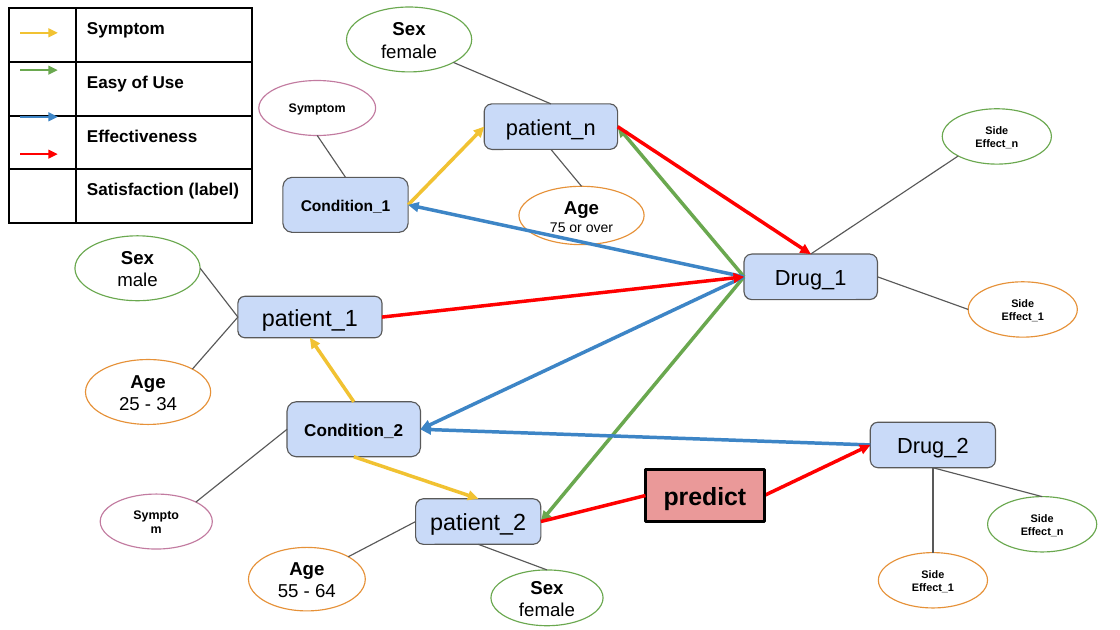
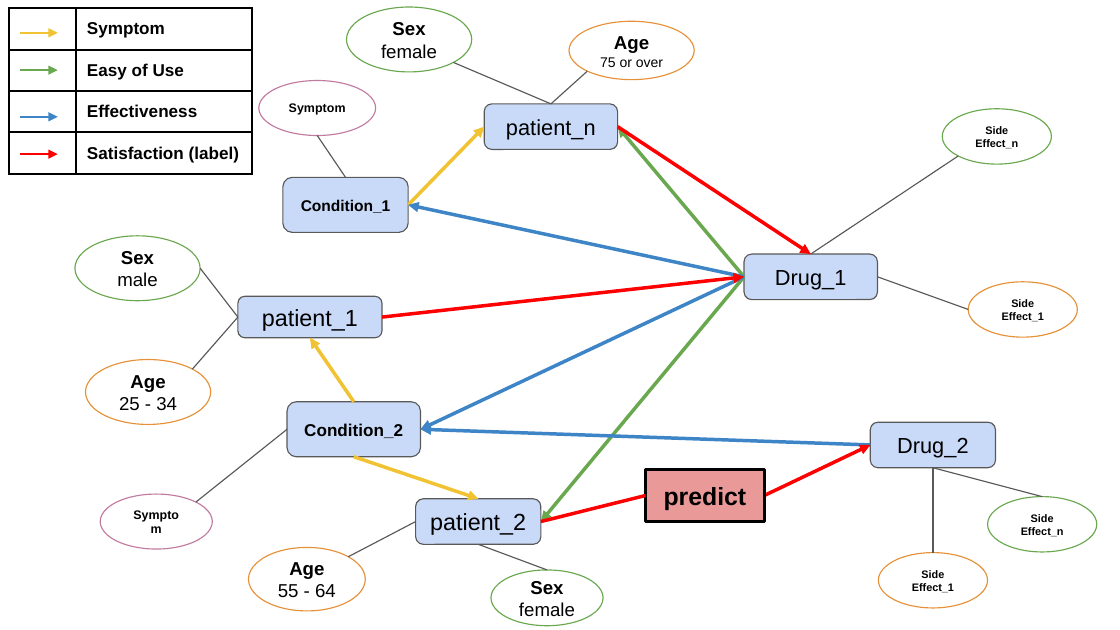
Before and after one commit to juniroc/GNN, a slide deck: slide 8 of drug_rating_prediction/GNN_graph_explain.pptx. Drawn at 1120x630 pixels with LibreOffice and Linux fonts; fonts in the diff are those of the drawing. Boxes give left, top, right and bottom in pixels: in the first picture for what was removed or moved away, otherwise in the second. Text is boxed around its words. In the diff, an @@ line names an element or a change of style, - is before the commit and + after.

```diff
--- a/drug_rating_prediction/GNN_graph_explain.pptx
+++ b/drug_rating_prediction/GNN_graph_explain.pptx
@@ table: place and size @@
-table at [9,8,251,375]
+table at [9,8,251,179]
@@ ellipse "Age": place and size @@
-ellipse "Age" at [519,186,644,244]
+ellipse "Age" at [569,21,694,80]
@@ line moved from (551, 149) - (581, 186) to (551, 104) - (587, 72) @@
```
Also in this commit, not shown: 2 other files.
